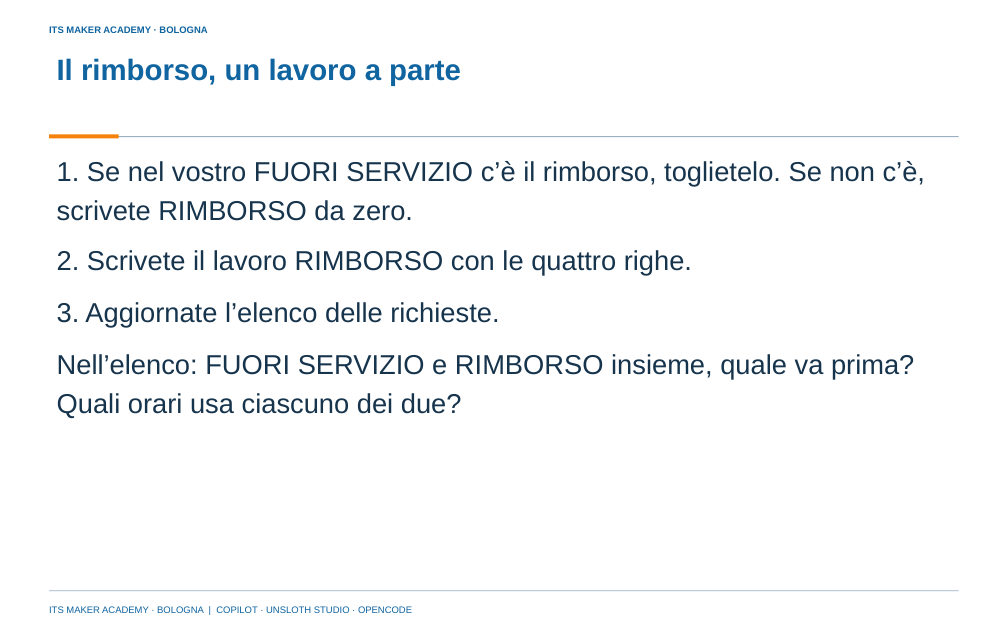
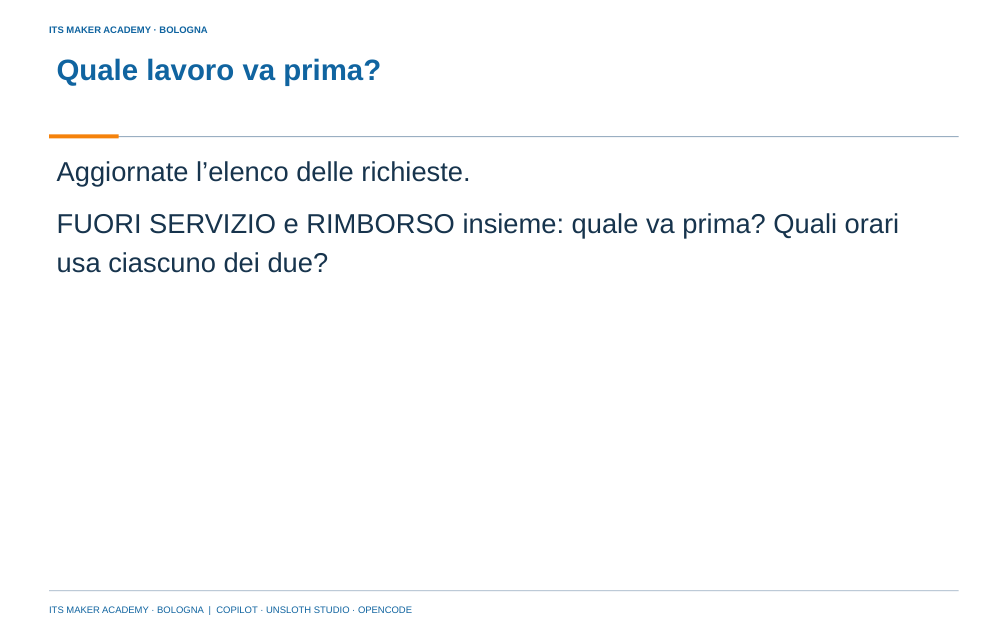
Before and after one commit to franzo9393/ITSCorso_UnslothStudio-Git, a slide deck: slide 12 of lezione 5 - coordinatore, Unsloth Studio e opencode/Lezione5_Coordinatore_Unsloth_Studio_e_opencode_ITS_MAKER.pptx. Drawn at 1008x630 pixels with LibreOffice and Linux fonts; fonts in the diff are those of the drawing; background and template pictures are left out. Boxes give left, top, right and bottom in pixels: in the first picture for what was removed or moved away, otherwise in the second. Text is boxed around its words. In the diff, an @@ line names an element or a change of style, - is before the commit and + after.

```diff
--- a/lezione 5 - coordinatore, Unsloth Studio e opencode/Lezione5_Coordinatore_Unsloth_Studio_e_opencode_ITS_MAKER.pptx
+++ b/lezione 5 - coordinatore, Unsloth Studio e opencode/Lezione5_Coordinatore_Unsloth_Studio_e_opencode_ITS_MAKER.pptx
@@ title at <box>57,58,381,85</box>: text changed @@
-Il rimborso, un lavoro a parte
+Quale lavoro va prima?
@@ text at <box>57,161,470,186</box>: text changed @@
-3. Aggiornate l’elenco delle richieste.
+Aggiornate l’elenco delle richieste.
@@ text removed at <box>57,161,925,221</box> @@
-1. Se nel vostro FUORI SERVIZIO c’è il rimborso, toglietelo. Se non c’è, scrivete RIMBORSO da zero.
@@ text at <box>57,213,900,273</box>: text changed @@
-Nell’elenco: FUORI SERVIZIO e RIMBORSO insieme, quale va prima? Quali orari usa ciascuno dei due?
+FUORI SERVIZIO e RIMBORSO insieme: quale va prima? Quali orari usa ciascuno dei due?
@@ text removed at <box>57,250,692,275</box> @@
-2. Scrivete il lavoro RIMBORSO con le quattro righe.
```
Also in this commit, not shown: 20 other slides changed, 2 slides added, 1 slide removed, 12 other files.
